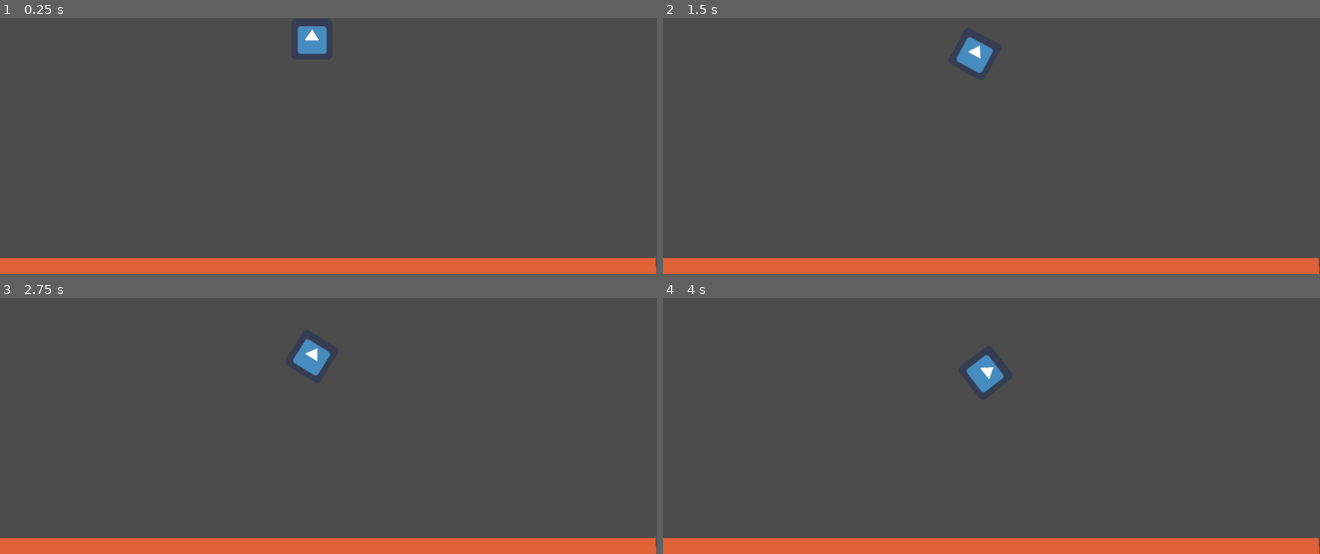
Above: before the commit, frames 1-4 (two rows, left to right).
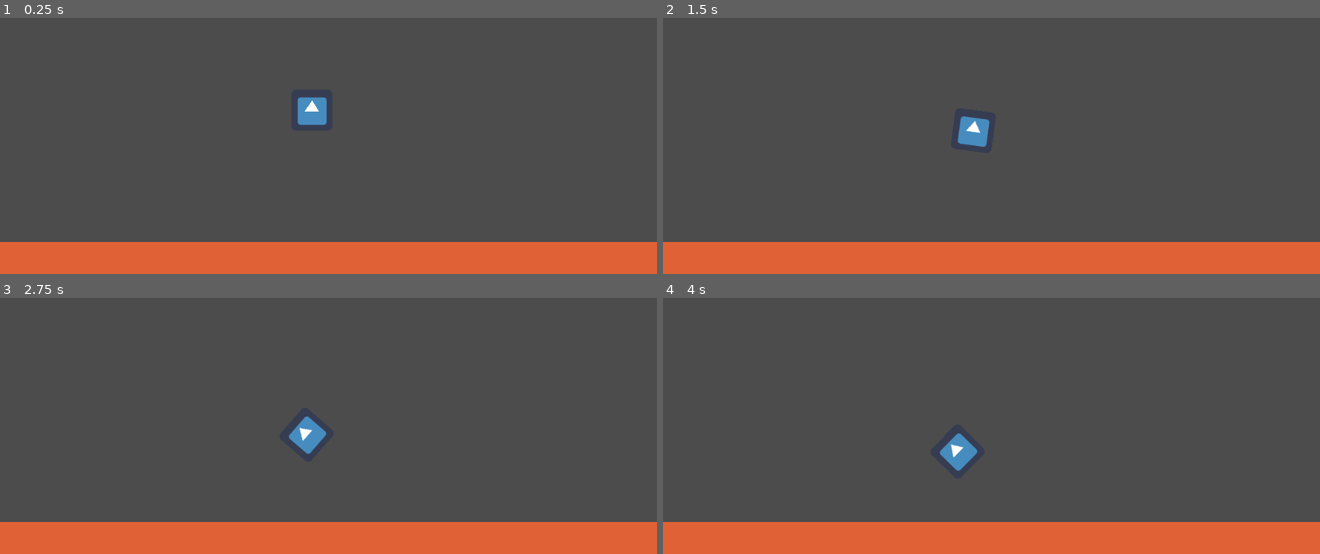
Above: after the commit, the same moments.

Repository: swift456/mars-lander
Game: Godot game, scene res://Main.tscn
Two runs of this game, one before a commit and one after it. Both use one fixed random seed, a clock stepped at 60 frames per second and the inputs below. The engine's default icon, where the game draws it, is replaced by a stand-in: a white triangle on a blue panel in a dark square.
Inputs:
- Up to frame 1 (0.25 s): no input
- Up to frame 2 (1.5 s): hold Right (right) 0.53-1.28 s; tap Space (parachute) at 0.6, 1.35 s; hold Left (left) from 1.28 s (still down)
- Up to frame 3 (2.75 s): release Left (left) at 2.03 s; hold Right (right) from 2.03 s (still down); tap Space (parachute) at 2.1 s
- Up to frame 4 (4 s): release Right (right) at 2.78 s; hold Up (thrust) 2.78-3.53 s; tap Space (parachute) at 2.85, 3.6 s; hold Left (left) from 3.53 s (still down)

The runs differ from the first frame. In frame 1, 7.4% of the frame differs, in the area x 0-100%, y 3-100%; in frame 2, 7.4%; in frame 3, 7.4%; in frame 4, 7.4%.

Commit message:
Parachute now comes away from lander #14

Diff:
--- a/Prototyping/LandingTest/Lander.gd
+++ b/Prototyping/LandingTest/Lander.gd
@@ -31,13 +31,24 @@
 		State.PARACHUTE_DEPLOY:
 				_integrate_forces(self)
 				instance = parachute.instance()
+
+
 				add_child(instance)
-				instance.position = Vector2($ParachuteSpawn.position.x,$ParachuteSpawn.position.y + -10)
-				var pinjoint = PinJoint2D.new()
-				pinjoint.set("node_b", self.get_path())
-				pinjoint.set("node_a", instance.get_path())
-				add_child(pinjoint)
-				pinjoint.global_transform.origin = (instance.global_transform.origin - self.global_transform.origin / 2)
+				instance.global_transform.origin = (self.global_transform.origin)
+
+
+				var spring = DampedSpringJoint2D.new()
+				spring.set("node_b", self.get_path())
+				spring.set("node_a", instance.get_path())
+				spring.set_rest_length(-70)
+				spring.set_length(-100)
+				spring.set_stiffness(6)
+				spring.set_damping(1)
+				add_child(spring)
+
+
+				spring.global_transform.origin = self.global_transform.origin
+
 				_state = State.PARACHUTE_DEPLOYED
 
 		State.PARACHUTE_DEPLOYED:
--- a/Prototyping/LandingTest/Lander.tscn
+++ b/Prototyping/LandingTest/Lander.tscn
@@ -8,9 +8,6 @@
 
 [node name="Lander" type="RigidBody2D"]
 script = ExtResource( 2 )
-__meta__ = {
-"_edit_group_": true
-}
 
 [node name="CollisionShape2D" type="CollisionShape2D" parent="."]
 shape = SubResource( 1 )
@@ -22,4 +19,5 @@
 }
 
 [node name="ParachuteSpawn" type="Node2D" parent="."]
-position = Vector2( 0, -49 )
+position = Vector2( 0, -40 )
+scale = Vector2( 6.33443, 10.8522 )
--- a/Prototyping/LandingTest/Main.tscn
+++ b/Prototyping/LandingTest/Main.tscn
@@ -10,13 +10,17 @@
 [node name="StartPosition" type="Node2D" parent="."]
 
 [node name="Surface" parent="." instance=ExtResource( 1 )]
-position = Vector2( 24, 189 )
+position = Vector2( 33, 174 )
+scale = Vector2( 1.69547, 1.96441 )
 
 [node name="Node2D" type="Node2D" parent="."]
-position = Vector2( 0, -164 )
+position = Vector2( 0, -53 )
 script = ExtResource( 3 )
 __meta__ = {
 "_edit_group_": true
 }
 
 [node name="Lander" parent="Node2D" instance=ExtResource( 2 )]
+__meta__ = {
+"_edit_group_": true
+}
--- a/Prototyping/LandingTest/Parachute.tscn
+++ b/Prototyping/LandingTest/Parachute.tscn
@@ -6,8 +6,9 @@
 extents = Vector2( 18.5, 19 )
 
 [node name="Parachute" type="RigidBody2D"]
-mass = 0.0027027
-gravity_scale = -0.1
+collision_layer = 0
+collision_mask = 0
+mass = 0.135135
 __meta__ = {
 "_edit_group_": true
 }
